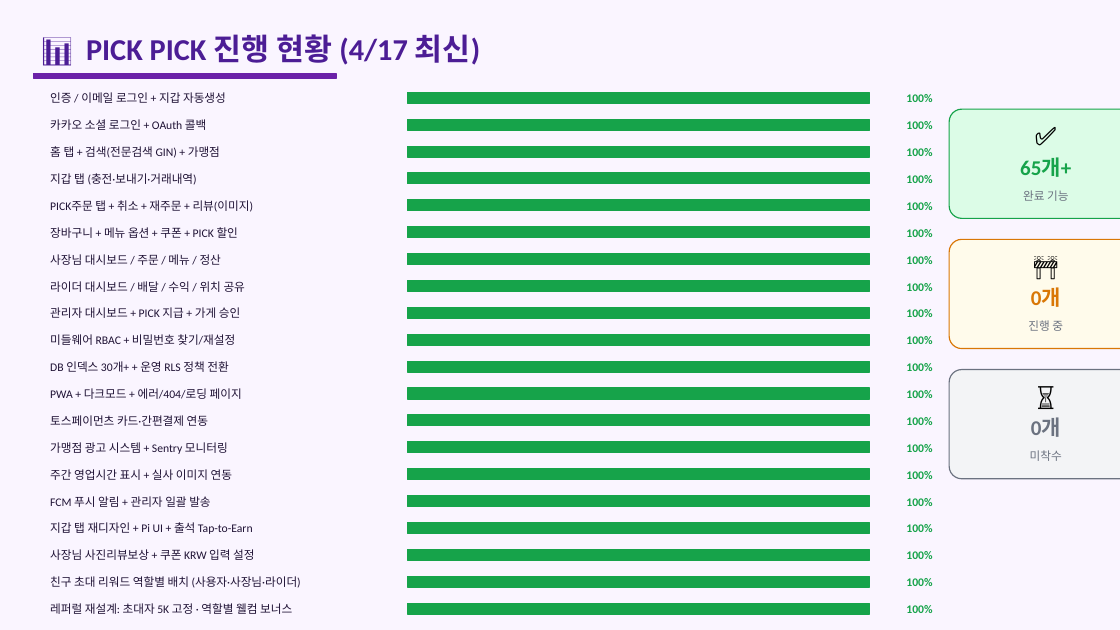
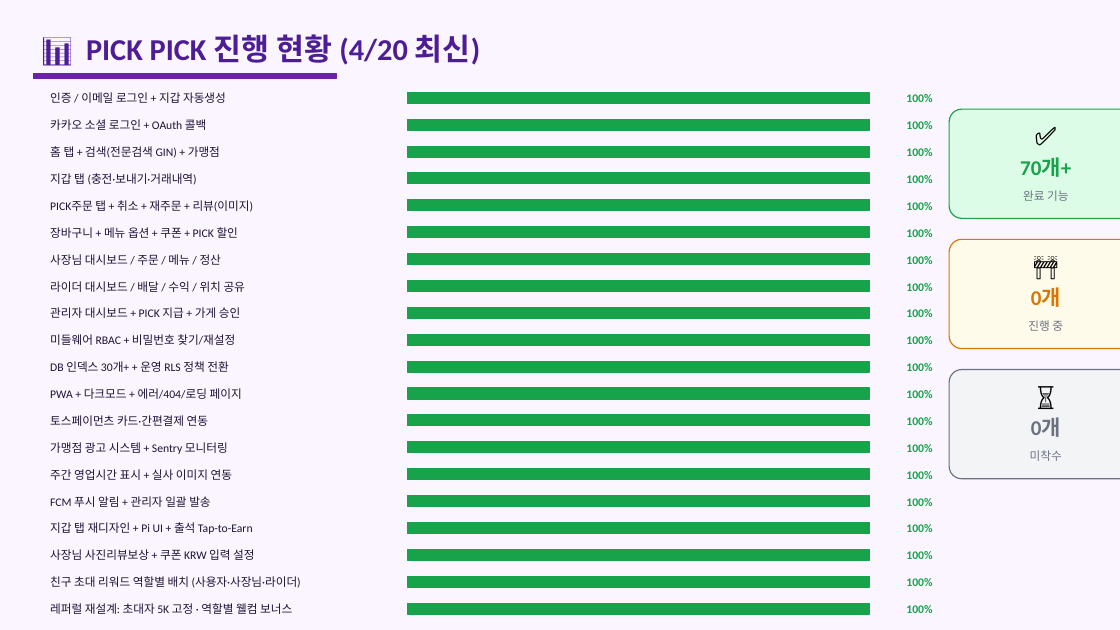
Before and after one commit to skbmh82/PICK-PICK-delivery, a slide deck: slide 2 of PICKPICK_프로젝트현황.pptx. Drawn at 1120x630 pixels with LibreOffice and Linux fonts; fonts in the diff are those of the drawing. Boxes give left, top, right and bottom in pixels: in the first picture for what was removed or moved away, otherwise in the second. Text is boxed around its words. In the diff, an @@ line names an element or a change of style, - is before the commit and + after.

```diff
--- a/PICKPICK_프로젝트현황.pptx
+++ b/PICKPICK_프로젝트현황.pptx
@@ text at (x1=86, y1=34, x2=480, y2=65): text changed @@
-📊 PICK PICK 진행 현황 (4/17 최신)
+📊 PICK PICK 진행 현황 (4/20 최신)
@@ text at (x1=1020, y1=158, x2=1071, y2=177): text changed @@
-65개+
+70개+
```
Also in this commit, not shown: 3 other slides changed, 1 slide added, 1 other file.
